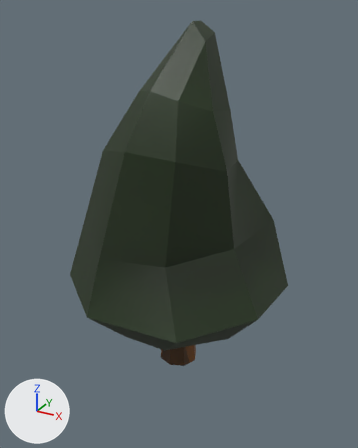
A saved change to the FBX model MiniGame2/Assets/Artefacts/Props/trees/Models/tree_01_exp 1.fbx.
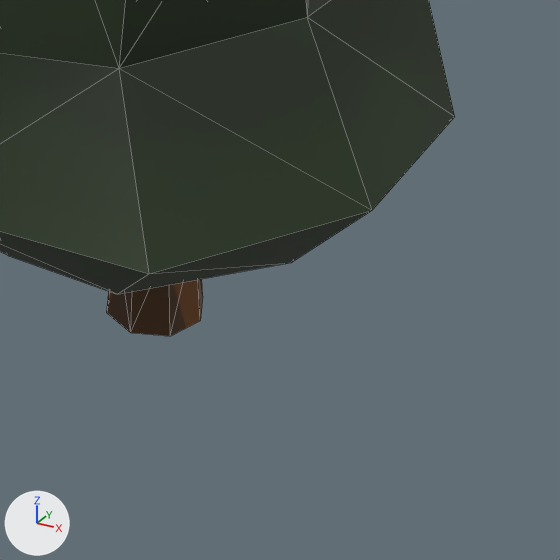
Each version appears first whole from a 50 mm lens placed at (0.0767, -0.1471, 0.1329), pointed at (-0.0073, 0.0056, 0.0565), and next in a close-up on the part from 34% to 91% of the width and 54% to 100% of the height. Lighting does not change. The marker at lower left points along +X, +Y and +Z. The close-ups show mesh edges as thin lines. Where no turn or scale is listed for an object, it has been applied to the vertices.

Objects in the first close-up: 'tree_01'.
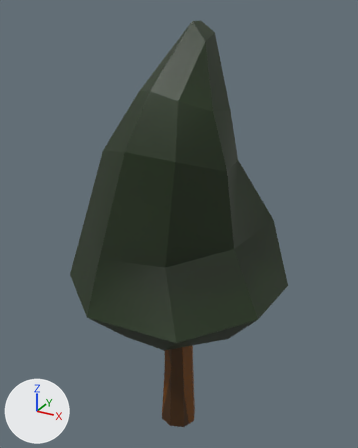
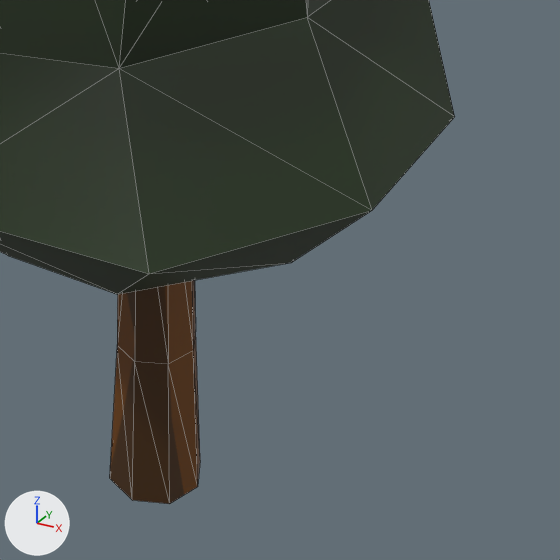
Pixel boxes [x1, y1, x2, y2] of what changed, in the close-ups (560 x 560 px; the box of a moved part takes in the faces that stretch with it):
'tree_01', reshaped
    before: [0, 0, 455, 336]
    after: [0, 0, 455, 504]
part 1 of me_mesh, moved or reshaped
    before: [107, 279, 203, 336]
    after: [110, 280, 200, 504]

The change in detail:
me_mesh has 68 vertices, 110 faces and spans x -0.044..0.0349, y -0.0395..0.0451, z 0.0..0.1285.
me_mesh is used by ob_tree_01; location (0.0, 0.0, 0.0).
me_mesh part 1: all 16 vertices in x -0.0122..0.0033, y -0.0074..0.0074, z 0.0..0.0156 are scaled about their middle by (1, 1, 1.72), then moved by (0.0, 0.0, -0.0273).
